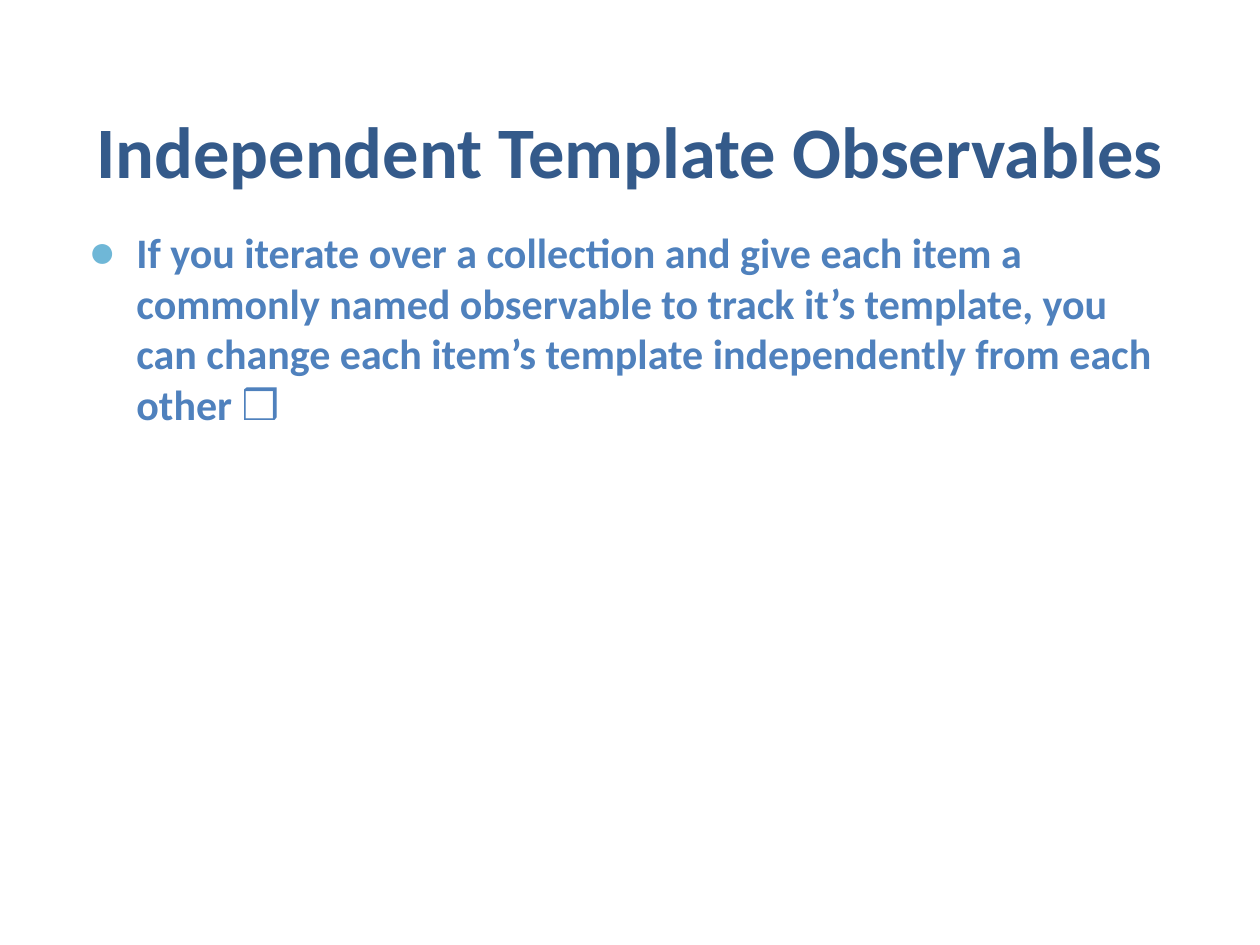
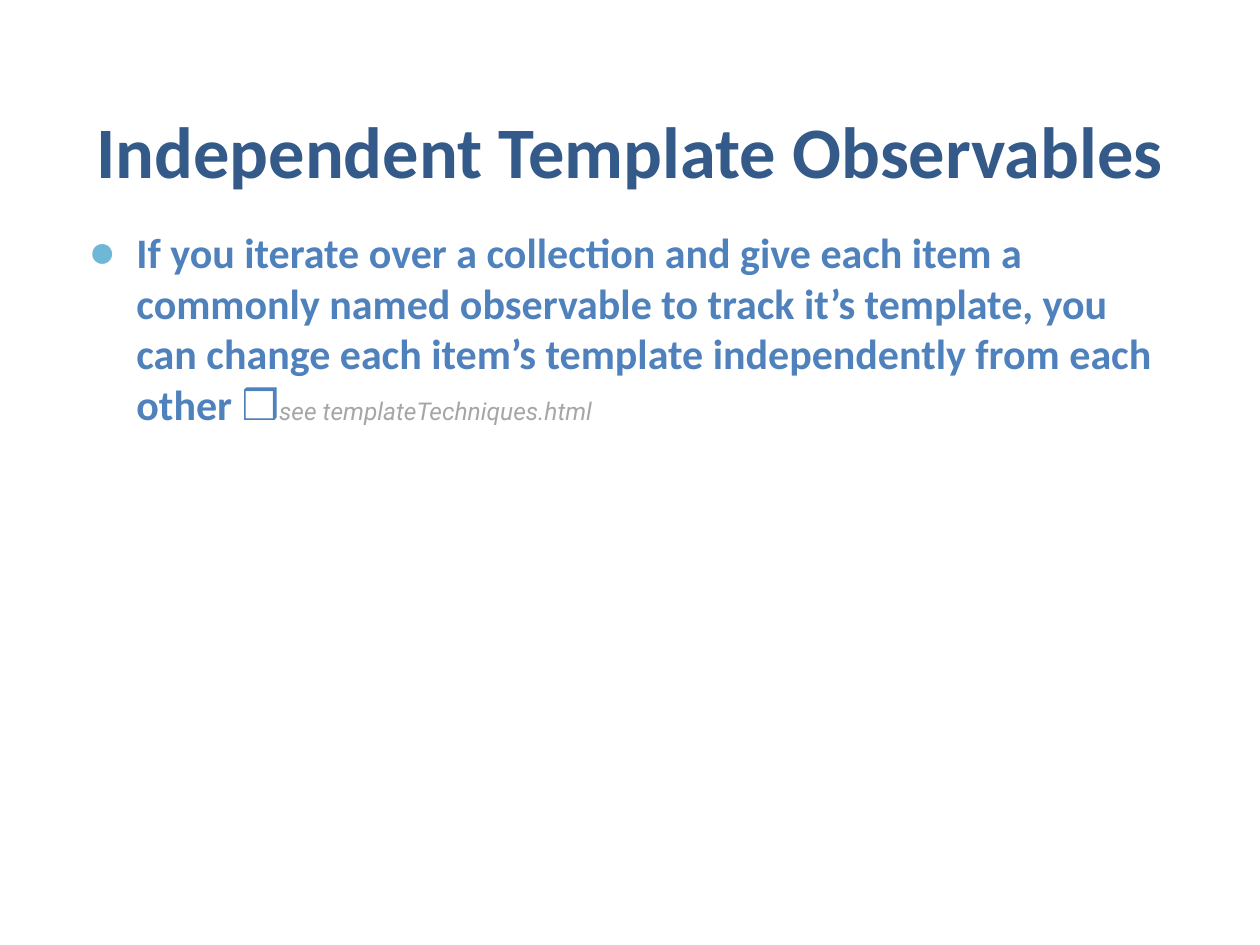
Before and after one commit to samnau/knockout-templating, a slide deck: slide 13 of Knockout Templating - slides.pptx (slide 14 before the commit). Drawn at 1260x945 pixels with LibreOffice and Linux fonts; fonts in the diff are those of the drawing; background and template pictures are left out. Boxes give left, top, right and bottom in pixels: in the first picture for what was removed or moved away, otherwise in the second. Text is boxed around its words. In the diff, an @@ line names an element or a change of style, - is before the commit and + after.

Commit message:
Added example citations to Powerpoint and renamed the template example file

```diff
--- a/Knockout Templating - slides.pptx
+++ b/Knockout Templating - slides.pptx
@@ text at (x1=136, y1=238, x2=1151, y2=425): text changed @@
-● If you iterate over a collection and give each item a commonly named observable to track it’s template, you can change each item’s template independently from each other ❒
+● If you iterate over a collection and give each item a commonly named observable to track it’s template, you can change each item’s template independently from each other ❒see templateTechniques.html
```
Also in this commit, not shown: 9 other slides changed, 1 slide removed, 1 other file.
